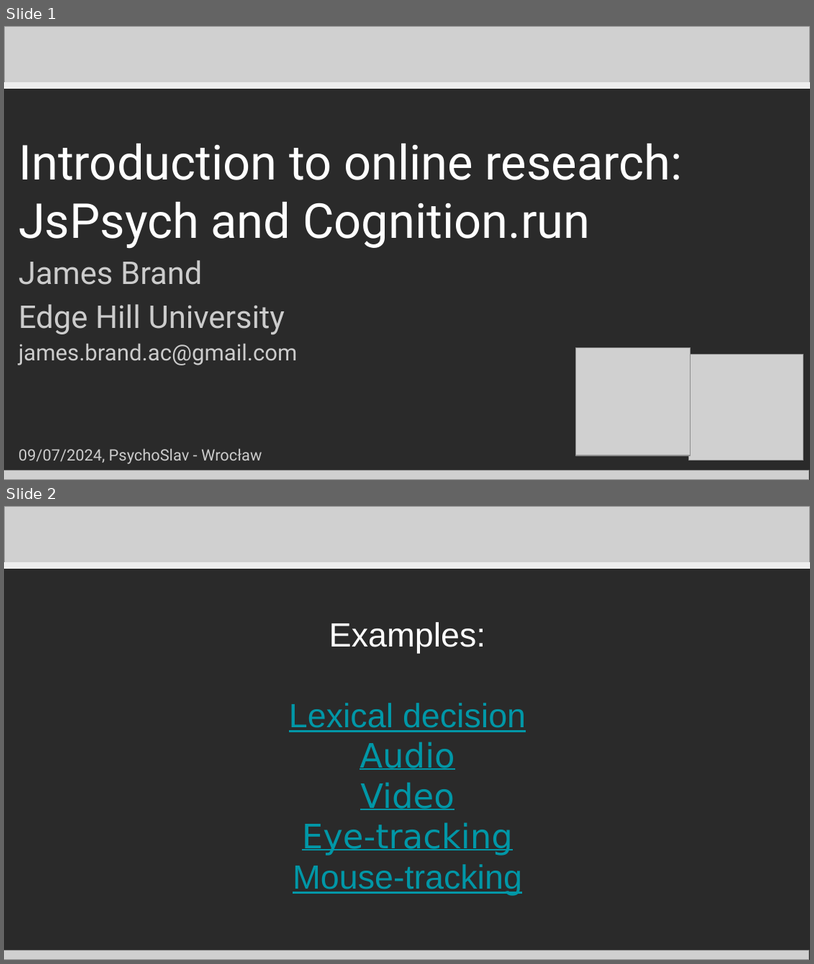
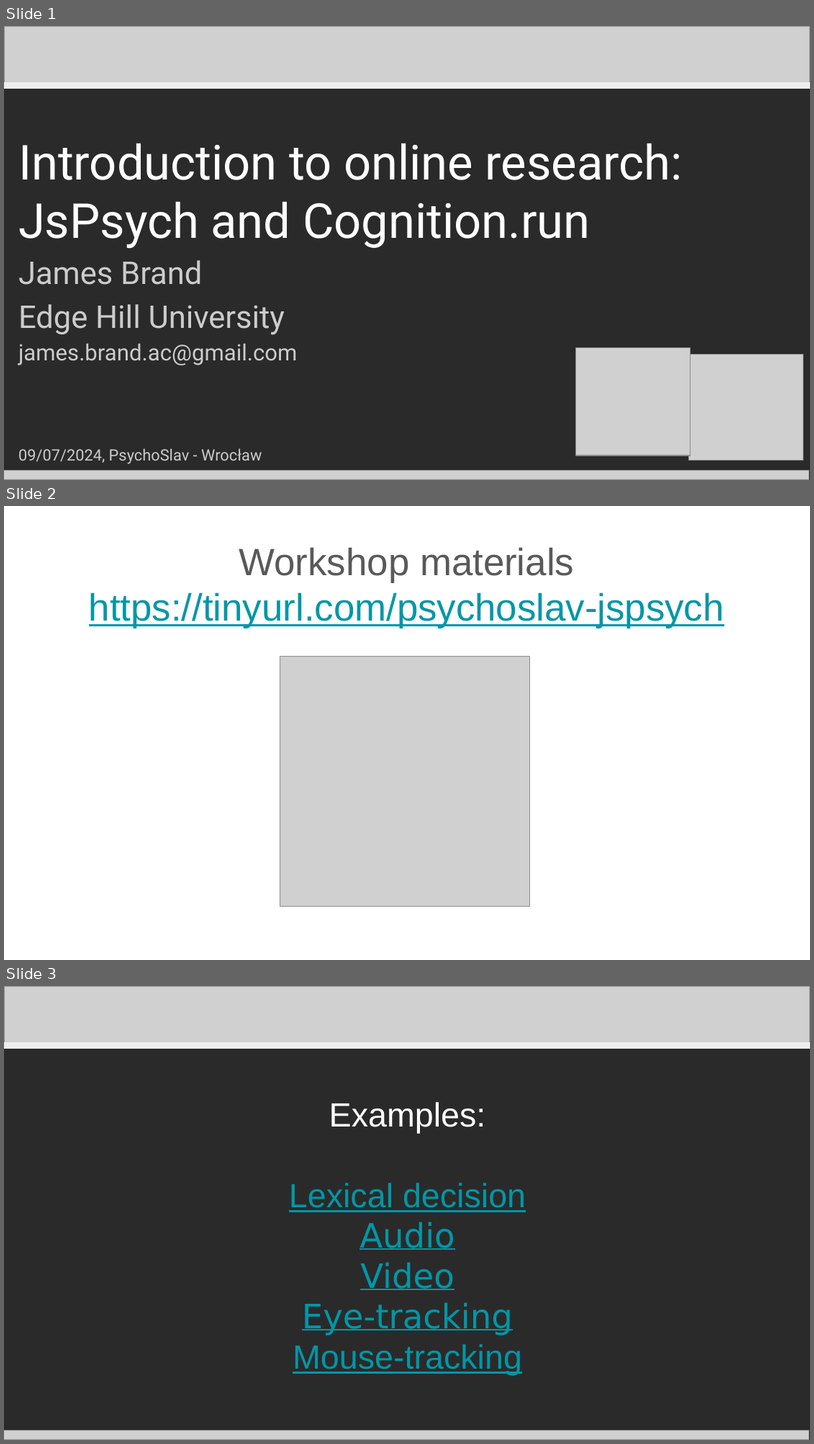
Before and after one commit to jamesbrandscience/PsychoSlav_JsPsych, a slide deck: PsychoSlav_2024_JsPsych.pptx. Shown one above the other, each under a label of ours: slides 1 and 2 before the commit, slides 1, 2 and 3 after it. The pictures are 814x964 and 814x1444 pixels, drawn with LibreOffice and Linux fonts; fonts in the diff are those of the drawing; grey boxes stand for pictures. Boxes give left, top, right and bottom in pixels: in the first picture for what was removed or moved away, otherwise in the second. Text is boxed around its words. In the diff, an @@ line names an element or a change of style, - is before the commit and + after.

```diff
--- a/PsychoSlav_2024_JsPsych.pptx
+++ b/PsychoSlav_2024_JsPsych.pptx
@@ slide 2 added at <box>4,506,810,960</box>, background #FFFFFF @@
@@ text added at <box>89,547,725,628</box>, 34 pt, text #0097A7, underline @@
+Workshop materials
+https://tinyurl.com/psychoslav-jspsych
@@ picture added at <box>280,656,530,906</box> @@
@@ what was slide 2 is now slide 3 @@
```
Also in this commit, not shown: 2 other files.
